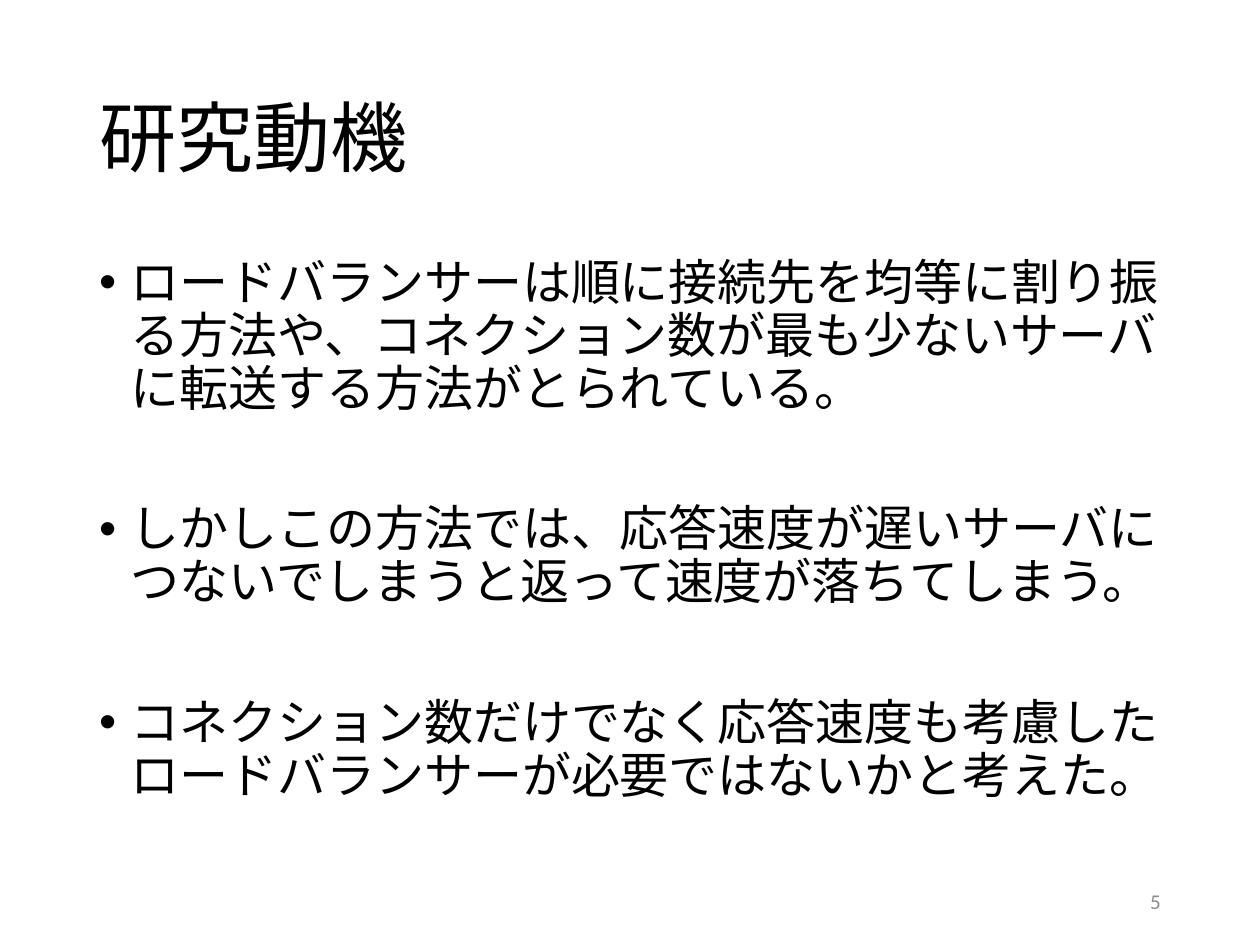
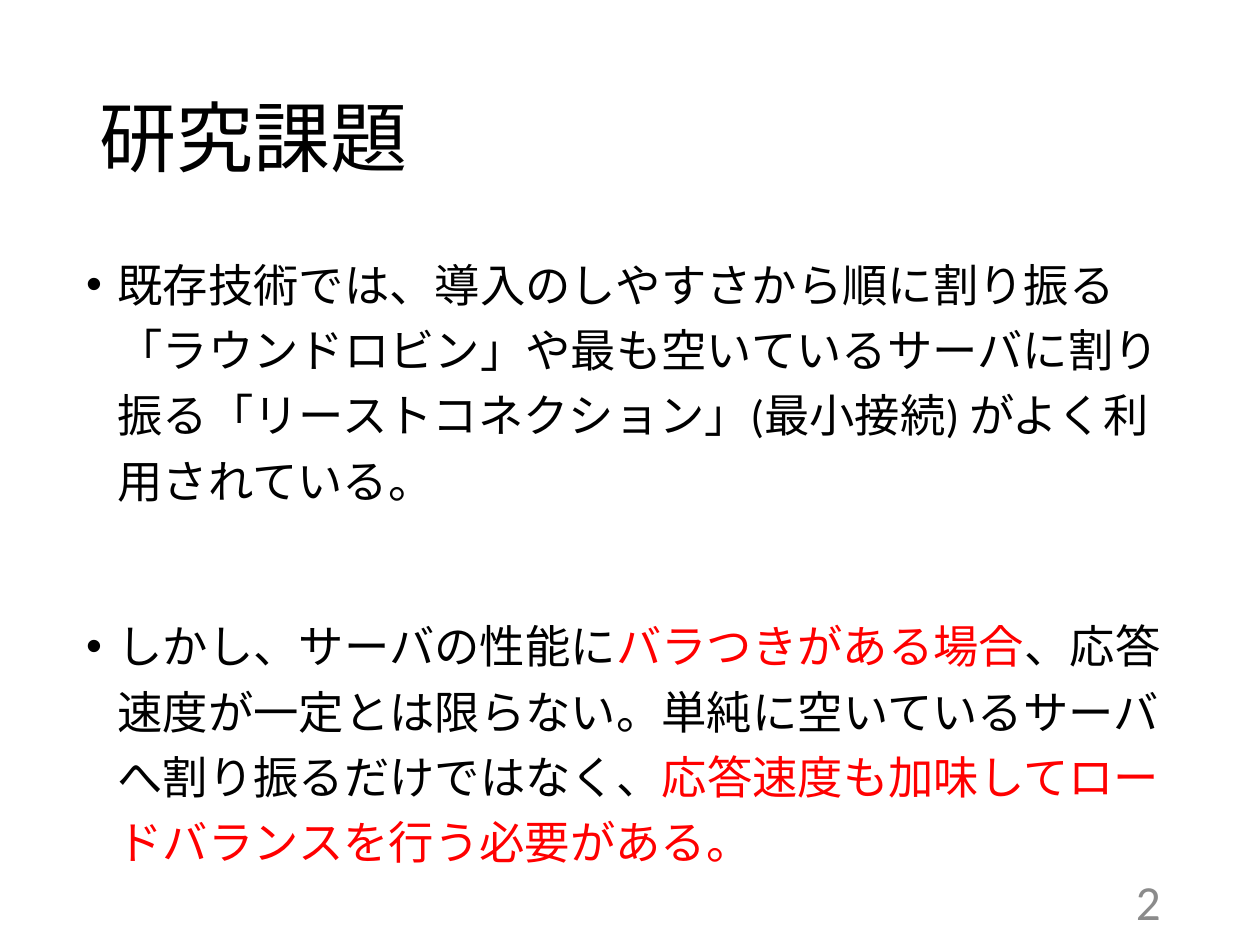
Before and after one commit to kait-takanolab/1821086_matsuo_thesis, a slide deck: slide 2 of 発表用/1821086_中間発表.pptx (slide 5 before the commit). Drawn at 1260x945 pixels with LibreOffice and Linux fonts; fonts in the diff are those of the drawing. Boxes give left, top, right and bottom in pixels: in the first picture for what was removed or moved away, otherwise in the second. Text is boxed around its words. In the diff, an @@ line names an element or a change of style, - is before the commit and + after.

```diff
--- a/発表用/1821086_中間発表.pptx
+++ b/発表用/1821086_中間発表.pptx
@@ title at bbox=[99, 101, 407, 173]: text changed @@
-研究動機
+研究課題
@@ text at bbox=[118, 264, 1161, 863]: text changed; size 28 to 25.9 pt @@
-• ロードバランサーは順に接続先を均等に割り振る方法や、コネクション数が最も少ないサーバに転送する方法がとられている。
-• しかしこの方法では、応答速度が遅いサーバにつないでしまうと返って速度が落ちてしまう。
-• コネクション数だけでなく応答速度も考慮したロードバランサーが必要ではないかと考えた。
+• 既存技術では、導入のしやすさから順に割り振る「ラウンドロビン」や最も空いているサーバに割り振る「リーストコネクション」(最小接続) がよく利用されている。
+• しかし、サーバの性能にバラつきがある場合、応答速度が一定とは限らない。単純に空いているサーバへ割り振るだけではなく、応答速度も加味してロードバランスを行う必要がある。
@@ page number at bbox=[1136, 888, 1161, 920]: text changed; size 12 to 28 pt @@
-5
+2
```
Also in this commit, not shown: 5 other slides changed, 1 slide added, 1 slide removed, 1 other file.
